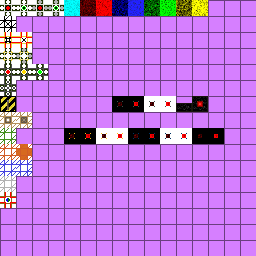
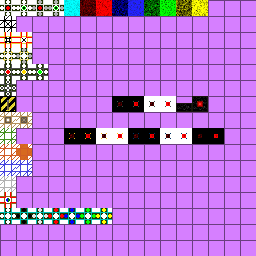
Before/after of a (256, 256) layered artwork. What changed in the layer stack:
added layer "13*16+0-6 diamond liquid" above "12*16+0 engine control" over box(0, 208, 112, 224)
painted on "Ebene 6" over box(0, 208, 112, 224)
